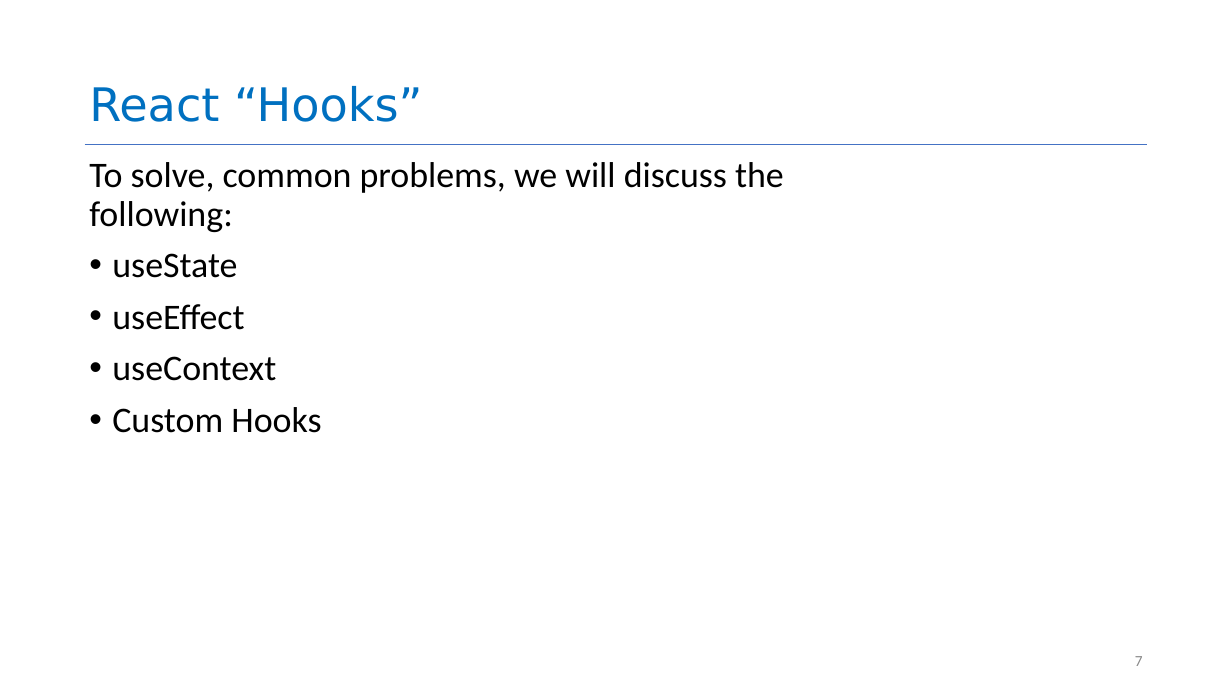
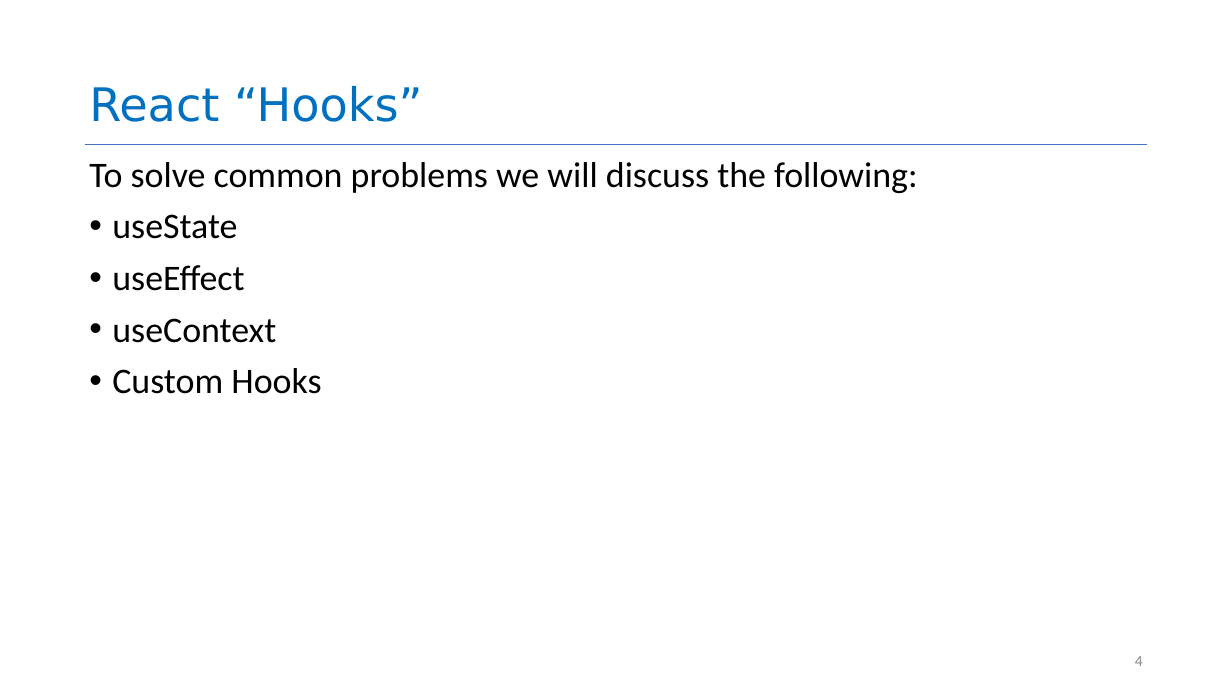
Before and after one commit to neu-se/CS4530-Spring-2023, a slide deck: slide 4 of Slides/Module 08 Patterns of React.pptx (slide 7 before the commit). Drawn at 1232x693 pixels with LibreOffice and Linux fonts; fonts in the diff are those of the drawing. Boxes give left, top, right and bottom in pixels: in the first picture for what was removed or moved away, otherwise in the second. Text is boxed around its words. In the diff, an @@ line names an element or a change of style, - is before the commit and + after.

Commit message:
shuffled some slides and fixed some text

```diff
--- a/Slides/Module 08 Patterns of React.pptx
+++ b/Slides/Module 08 Patterns of React.pptx
@@ text at [89,162,918,193]: text changed @@
-To solve, common problems, we will discuss the following:
+To solve common problems we will discuss the following:
@@ page number at [1135,656,1143,666]: text changed @@
-7
+4
```
Also in this commit, not shown: 4 other slides changed, 1 slide removed.
